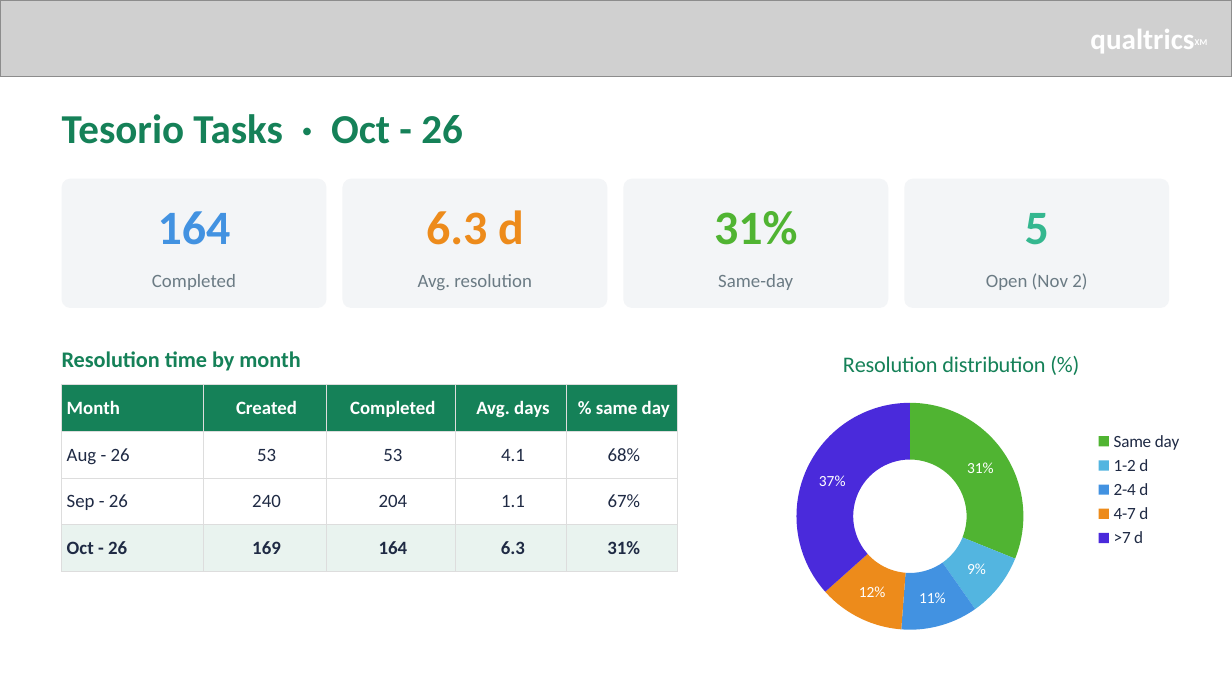
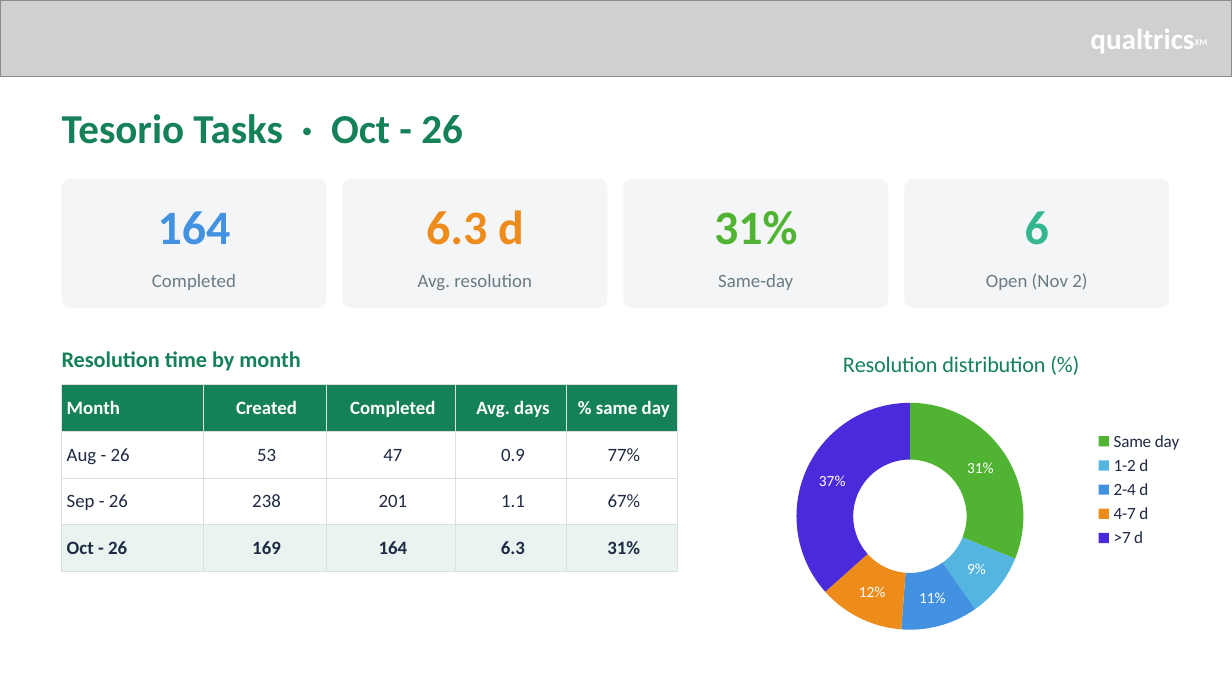
Before and after one commit to dreimers178/Finanzas, a slide deck: slide 2 of Portal_Metrics_Monthly_Oct-26.pptx. Drawn at 1232x693 pixels with LibreOffice and Linux fonts; fonts in the diff are those of the drawing; grey boxes stand for pictures. Boxes give left, top, right and bottom in pixels: in the first picture for what was removed or moved away, otherwise in the second. Text is boxed around its words. In the diff, an @@ line names an element or a change of style, - is before the commit and + after.

```diff
--- a/Portal_Metrics_Monthly_Oct-26.pptx
+++ b/Portal_Metrics_Monthly_Oct-26.pptx
@@ text at [1025,211,1049,245]: text changed @@
-5
+6
@@ table at [62,384,678,558] @@
-row 2: Aug - 26 | 53 | 53 | 4.1 | 68%
+row 2: Aug - 26 | 53 | 47 | 0.9 | 77%
-row 3, column 2: 240
+row 3, column 2: 238
-row 3, column 3: 204
+row 3, column 3: 201
```
Also in this commit, not shown: 3 other files.
